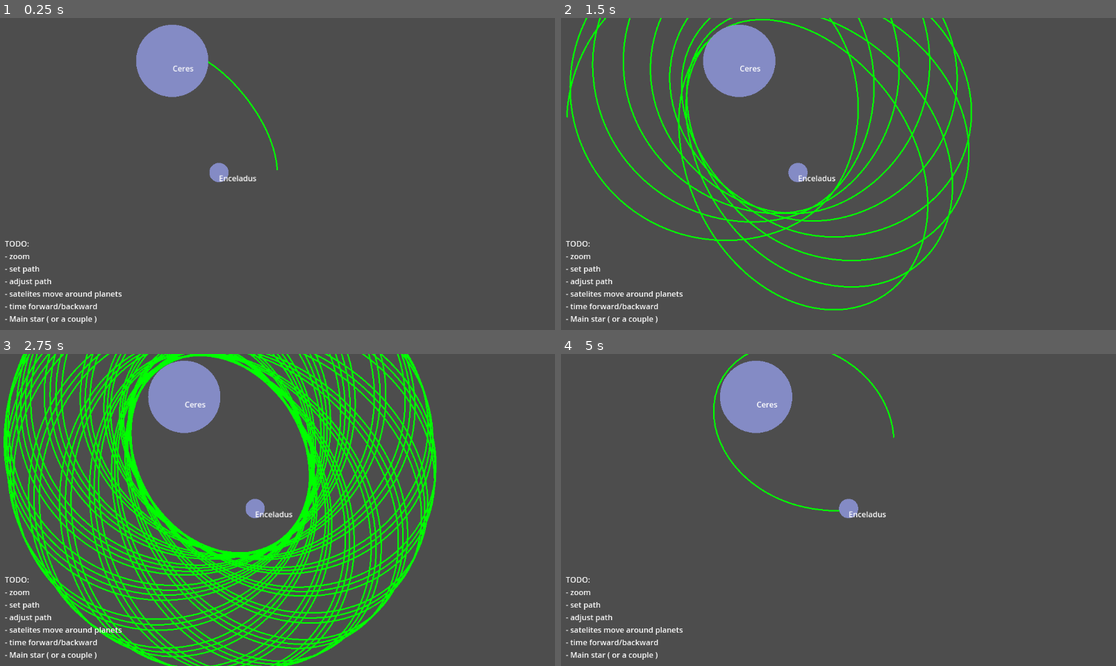
Above: before the commit, frames 1-4 (two rows, left to right).
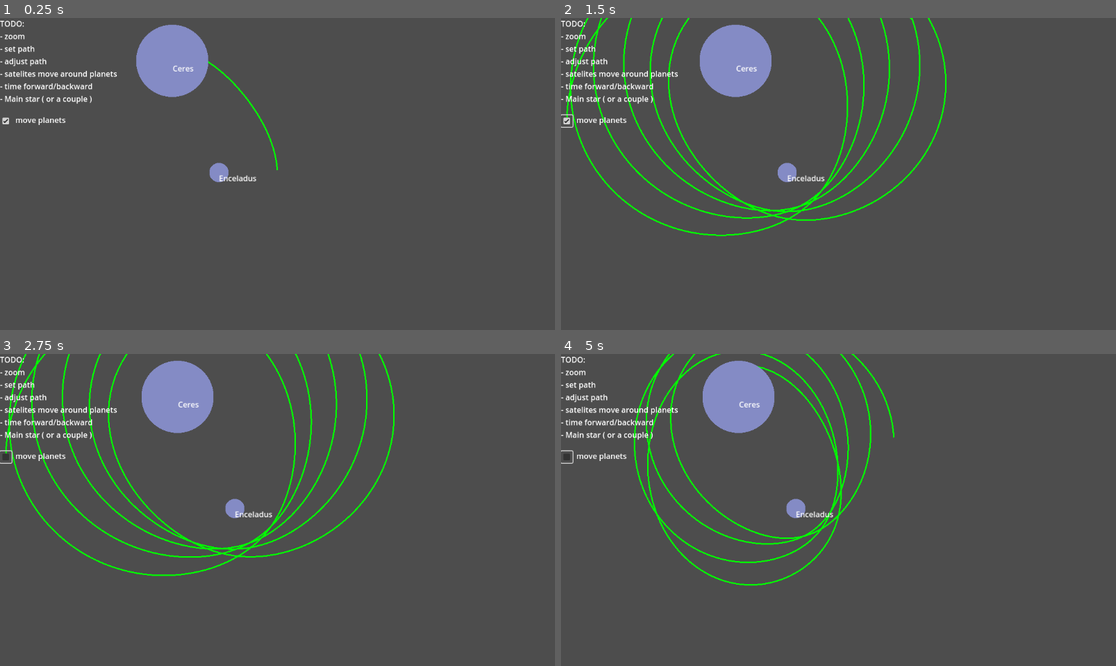
Above: after the commit, the same moments.

Repository: shaninalex/lineattractor
Game: Godot game, scene res://root.tscn
Same seed, same stepped clock (60 frames per second), same inputs: the game is played once before the commit and once after it.
Inputs (mouse positions are in pixels of both pictures, inside the frame that each line leads up to):
- Up to frame 1 (0.25 s): no input
- Up to frame 2 (1.5 s): click (566, 120) at 0.52 s; click (566, 120) at 1.27 s
- Up to frame 3 (2.75 s): click (5, 456) at 2.02 s
- Up to frame 4 (5 s): move the mouse to (960, 494) at 2.77 s; move the mouse to (727, 525) at 3.52 s; move the mouse to (894, 441) at 4.27 s

The runs differ from the first frame. In frame 1, 1.6% of the frame differs, in the area x 0-23%, y 0-98%; in frame 2, 9.6%; in frame 3, 28%, in the area x 0-79%, y 0-100%; in frame 4, 6.1%.

Commit message:
feat(ui): toggle move planets

Diff:
--- /dev/null
+++ b/controller.gd
@@ -0,0 +1,11 @@
+extends CanvasLayer
+
+@onready var movePlanets: CheckBox = $Node2D/CheckBox
+
+func _ready() -> void:
+	movePlanets.connect("pressed", Callable(self, "_on_move_checkbox_pressed"))
+
+
+func _on_move_checkbox_pressed():
+	for p in p_manager.get_all():
+		p.move = !p.move
--- a/planet_item.gd
+++ b/planet_item.gd
@@ -1,4 +1,5 @@
 extends Node2D
+
 
 @onready var planet: Planet = Planet.new()
 @onready var _colorRect: ColorRect = $ColorRect
@@ -9,6 +10,7 @@
 @export var planet_name: String
 @export var planet_color: Color
 @export var planet_size: float
+@export var move: bool = true
 
 func _ready() -> void:
 	planet.planet_mass = planet_mass
@@ -29,4 +31,5 @@
 	p_manager.register_planet(self)
 
 func _process(delta: float) -> void:
-	global_position.x += speed * delta
+	if move:
+		global_position.x += speed * delta
--- a/root.tscn
+++ b/root.tscn
@@ -1,9 +1,10 @@
-[gd_scene load_steps=7 format=3 uid="uid://pj8oxgiqjgf5"]
+[gd_scene load_steps=8 format=3 uid="uid://pj8oxgiqjgf5"]
 
 [ext_resource type="Script" uid="uid://dfh2ok1lx71wg" path="res://init_map.gd" id="1_28aoi"]
 [ext_resource type="Shader" uid="uid://cfebarb8qhxqv" path="res://circle.gdshader" id="1_pq8q7"]
 [ext_resource type="Script" uid="uid://s7w5cob65u8h" path="res://planet_item.gd" id="1_vvh5c"]
 [ext_resource type="Script" uid="uid://bh4wmhgd1qvw3" path="res://path.gd" id="2_pyidc"]
+[ext_resource type="Script" uid="uid://n3h8mc6l6pp1" path="res://controller.gd" id="5_jnlp7"]
 
 [sub_resource type="ShaderMaterial" id="ShaderMaterial_28aoi"]
 shader = ExtResource("1_pq8q7")
@@ -21,6 +22,7 @@
 
 [node name="Line2D" type="Line2D" parent="."]
 script = ExtResource("2_pyidc")
+course_length = 1000
 
 [node name="Ceres" type="Node2D" parent="."]
 position = Vector2(356, 92)
@@ -61,17 +63,12 @@
 offset_right = 40.0
 offset_bottom = 23.0
 
-[node name="Label" type="Label" parent="."]
-anchors_preset = 12
-anchor_top = 1.0
-anchor_right = 1.0
-anchor_bottom = 1.0
-offset_left = 10.0
-offset_top = 456.0
-offset_right = 301.0
-offset_bottom = 635.0
-grow_horizontal = 2
-grow_vertical = 0
+[node name="CanvasLayer" type="CanvasLayer" parent="."]
+script = ExtResource("5_jnlp7")
+
+[node name="Label" type="Label" parent="CanvasLayer"]
+offset_right = 291.0
+offset_bottom = 179.0
 size_flags_horizontal = 2
 size_flags_vertical = 2
 text = "TODO:
@@ -82,3 +79,22 @@
 - time forward/backward
 - Main star ( or a couple )"
 vertical_alignment = 2
+
+[node name="Node2D" type="Label" parent="CanvasLayer"]
+vertical_alignment = 1
+
+[node name="CheckBox" type="CheckBox" parent="CanvasLayer/Node2D"]
+offset_top = 202.0
+offset_right = 24.0
+offset_bottom = 226.0
+button_pressed = true
+
+[node name="Label" type="Label" parent="CanvasLayer/Node2D"]
+offset_left = 32.0
+offset_top = 197.0
+offset_right = 141.0
+offset_bottom = 226.0
+size_flags_horizontal = 2
+size_flags_vertical = 2
+text = "move planets"
+vertical_alignment = 1
Not shown, added: controller.gd.uid
